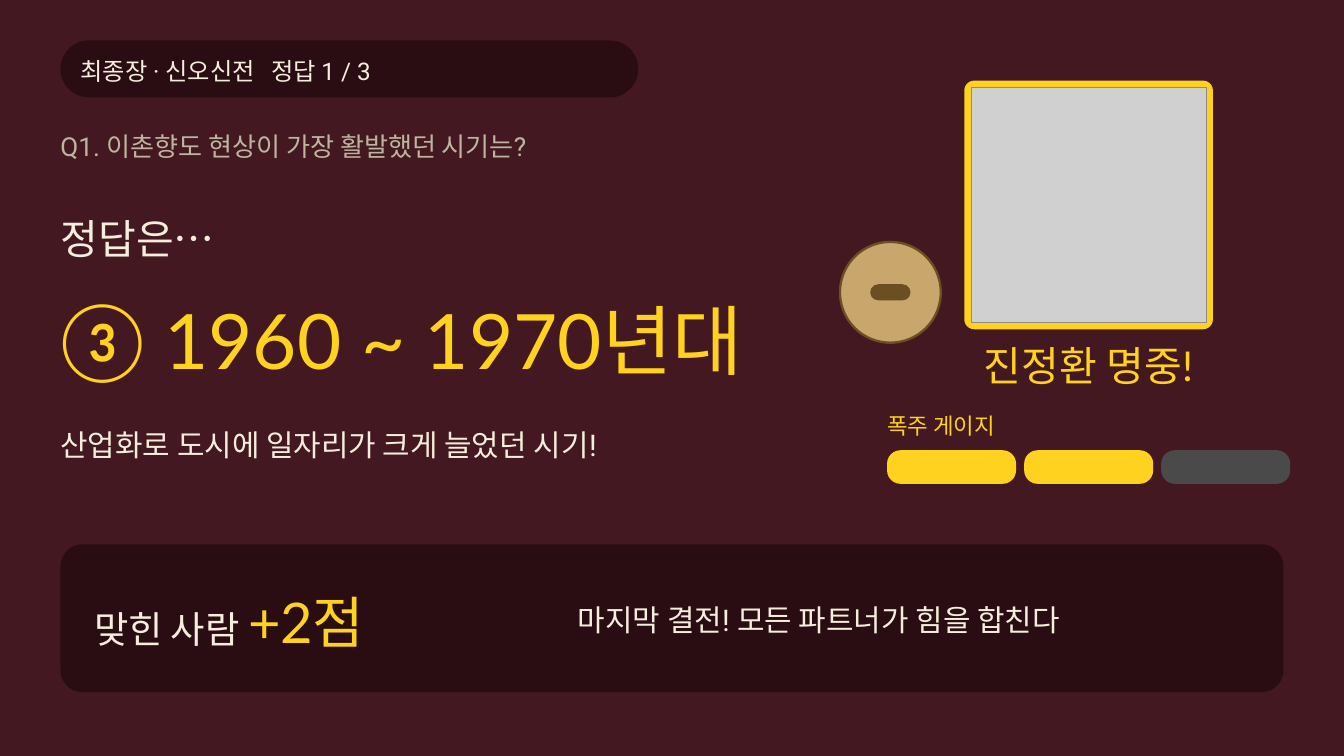
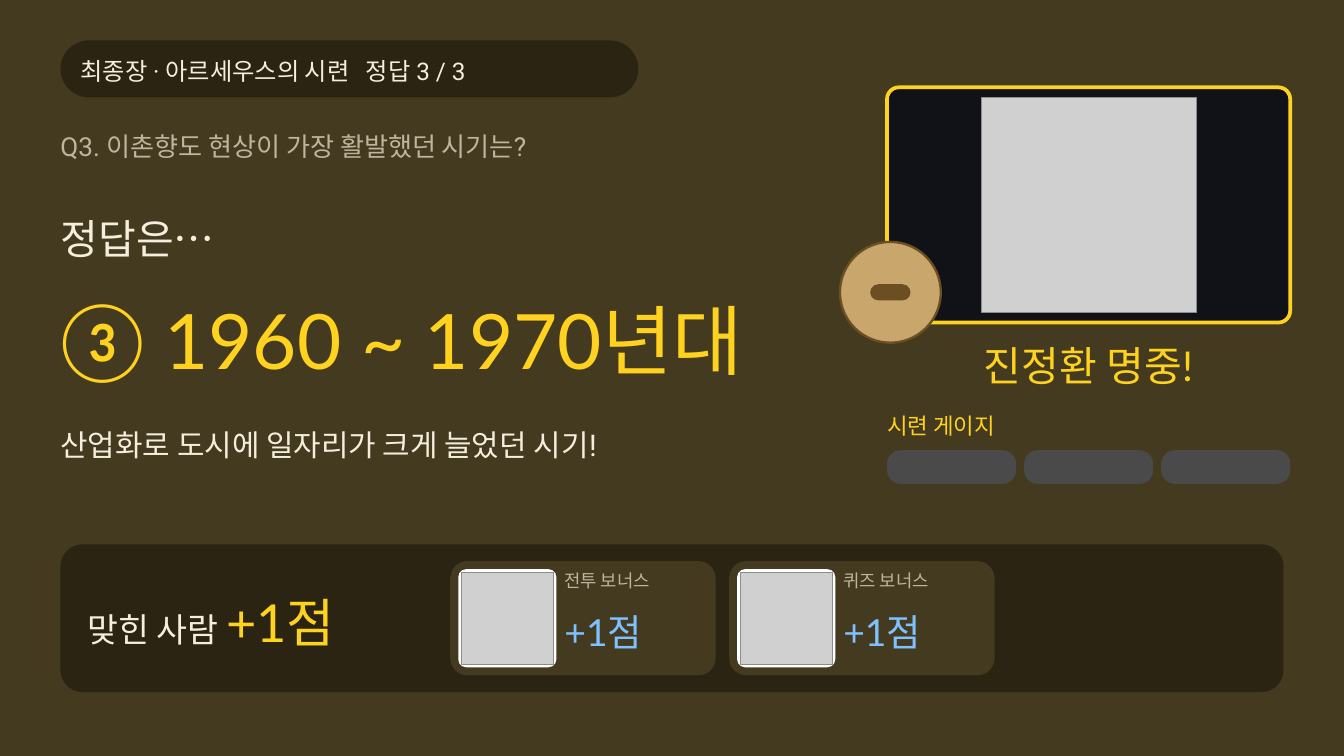
Before and after one commit to choivoo/-, a slide deck: slide 94 of 레전드_히스이_대모험_주거와도시.pptx (slide 72 before the commit). Drawn at 1344x756 pixels with LibreOffice and Linux fonts; fonts in the diff are those of the drawing; grey boxes stand for pictures. Boxes give left, top, right and bottom in pixels: in the first picture for what was removed or moved away, otherwise in the second. Text is boxed around its words. In the diff, an @@ line names an element or a change of style, - is before the commit and + after.

```diff
--- a/레전드_히스이_대모험_주거와도시.pptx
+++ b/레전드_히스이_대모험_주거와도시.pptx
@@ background #431820 to #443A1F @@
@@ rounded rectangle at [60, 40, 638, 97]: fill #2A0D12 to #2B2413 @@
@@ text at [81, 60, 466, 82]: text changed @@
-최종장 · 신오신전 정답 1 / 3
+최종장 · 아르세우스의 시련 정답 3 / 3
@@ rounded rectangle: place and size @@
-rounded rectangle at [964, 81, 1213, 329]
+rounded rectangle at [887, 87, 1290, 323]
@@ rounded rectangle at [887, 87, 1290, 323]: fill #FFD21F to #111118; outline none to #FFD21F 4 pt; proportions changed @@
@@ picture: place and size @@
-picture at [971, 87, 1206, 323]
+picture at [981, 97, 1196, 312]
@@ text at [60, 134, 526, 159]: text changed @@
-Q1. 이촌향도 현상이 가장 활발했던 시기는?
+Q3. 이촌향도 현상이 가장 활발했던 시기는?
@@ text at [887, 415, 995, 436]: text changed @@
-폭주 게이지
+시련 게이지
@@ rounded rectangle at [887, 450, 1016, 484]: fill #FFD21F to #4A4A4A @@
@@ rounded rectangle at [1024, 450, 1153, 484]: fill #FFD21F to #4A4A4A @@
@@ rounded rectangle at [60, 544, 1284, 692]: fill #2A0D12 to #2B2413 @@
@@ rounded rectangle added at [450, 561, 716, 675], fill #443A1F @@
@@ rounded rectangle added at [458, 569, 556, 667], fill #FFFFFF @@
@@ rounded rectangle added at [729, 561, 995, 675], fill #443A1F @@
@@ rounded rectangle added at [737, 569, 835, 667], fill #FFFFFF @@
@@ text at [87, 598, 335, 646]: text changed; size 40 to 36 pt @@
-맞힌 사람 +2점
+맞힌 사람 +1점
@@ picture added at [462, 573, 553, 664] @@
@@ text added at [564, 572, 650, 589], 19 pt, text #BDB59F @@
+전투 보너스
@@ picture added at [741, 573, 832, 664] @@
@@ text added at [843, 572, 929, 589], 19 pt, text #BDB59F @@
+퀴즈 보너스
@@ text added at [564, 615, 642, 649], 40 pt, text #7FC0FF @@
++1점
@@ text removed at [578, 606, 1060, 634] @@
-마지막 결전! 모든 파트너가 힘을 합친다
@@ text added at [843, 615, 921, 649], 40 pt, text #7FC0FF @@
++1점
```
Also in this commit, not shown: 40 other slides changed, 29 slides added, 12 slides removed.
